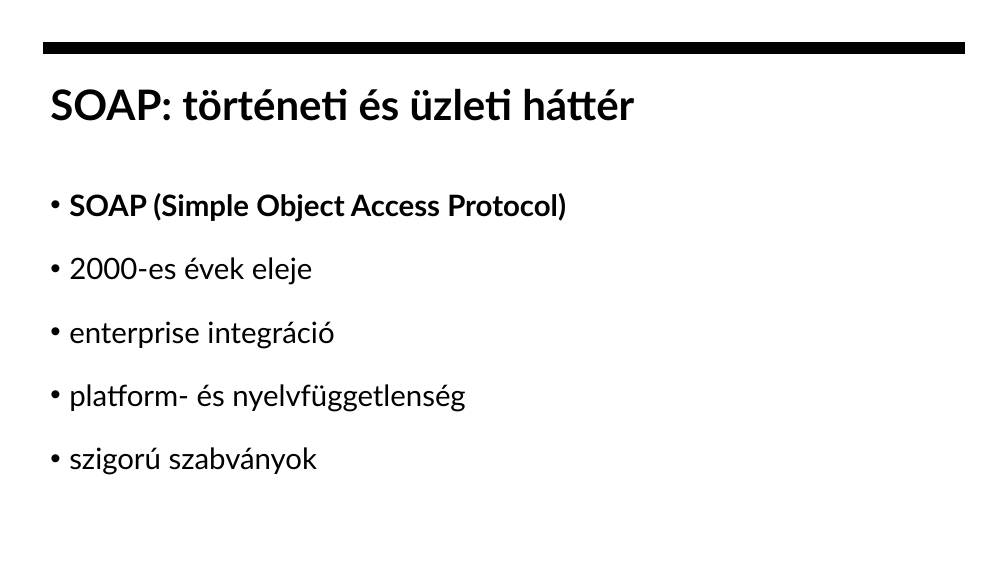
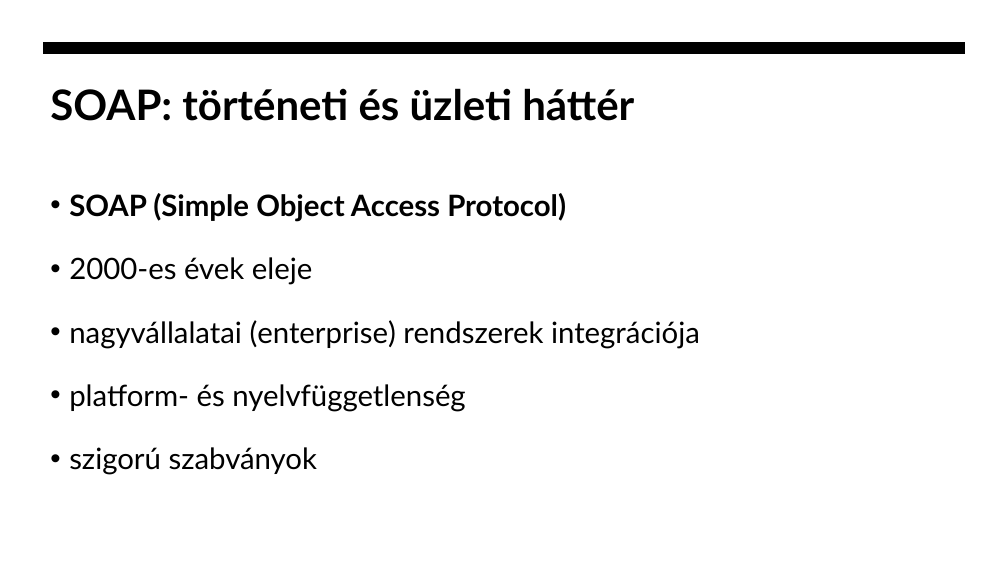
Before and after one commit to zbalogh/oe-internetes-alkalmazasok, a slide deck: slide 3 of 12/12_eloadas_soap_grpc_websocket.pptx. Drawn at 1008x567 pixels with LibreOffice and Linux fonts; fonts in the diff are those of the drawing. Boxes give left, top, right and bottom in pixels: in the first picture for what was removed or moved away, otherwise in the second. Text is boxed around its words. In the diff, an @@ line names an element or a change of style, - is before the commit and + after.

```diff
--- a/12/12_eloadas_soap_grpc_websocket.pptx
+++ b/12/12_eloadas_soap_grpc_websocket.pptx
@@ text at (69, 320, 700, 348): text changed @@
-• enterprise integráció
+• nagyvállalatai (enterprise) rendszerek integrációja
```
Also in this commit, not shown: 1 other slide changed, 1 other file.
